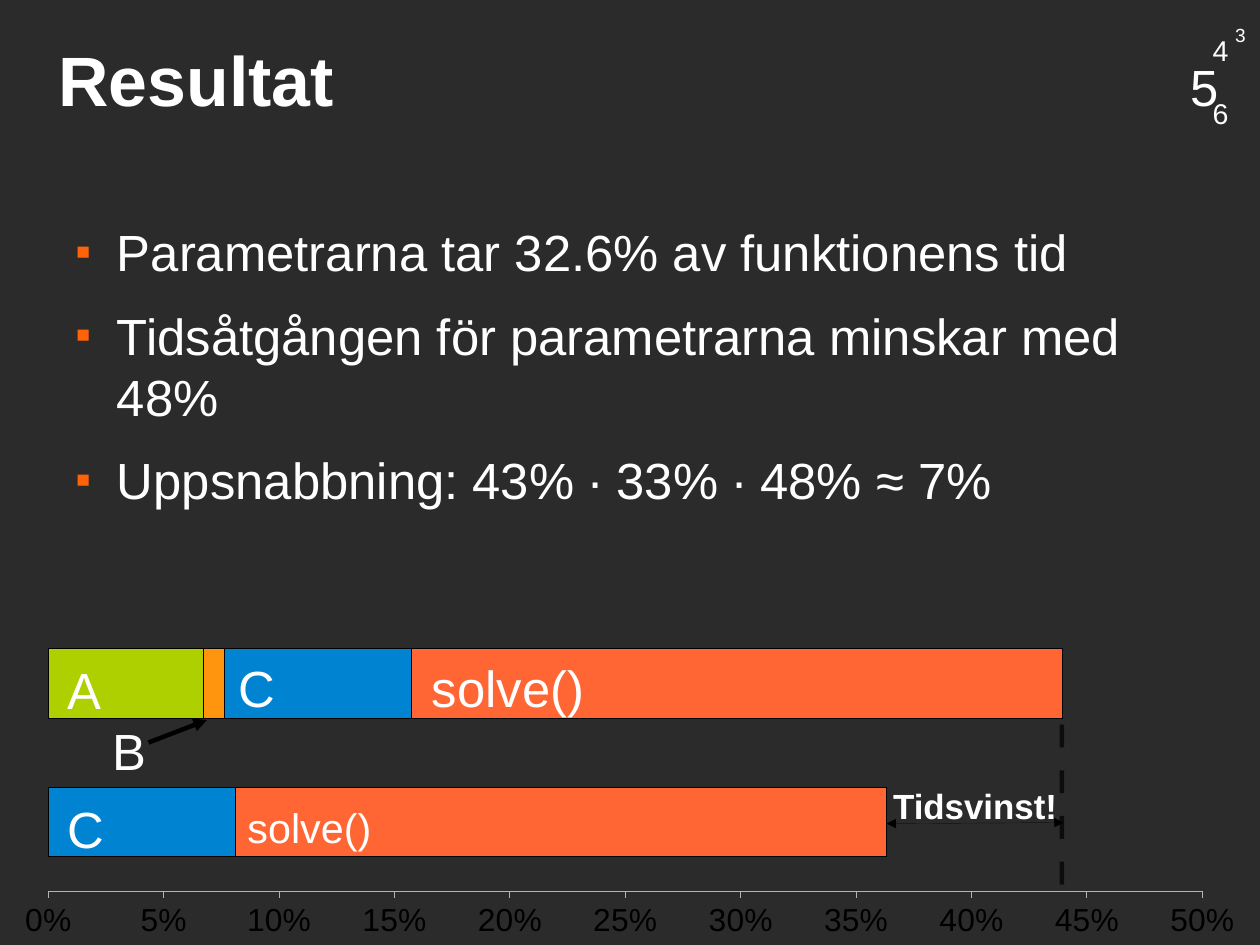
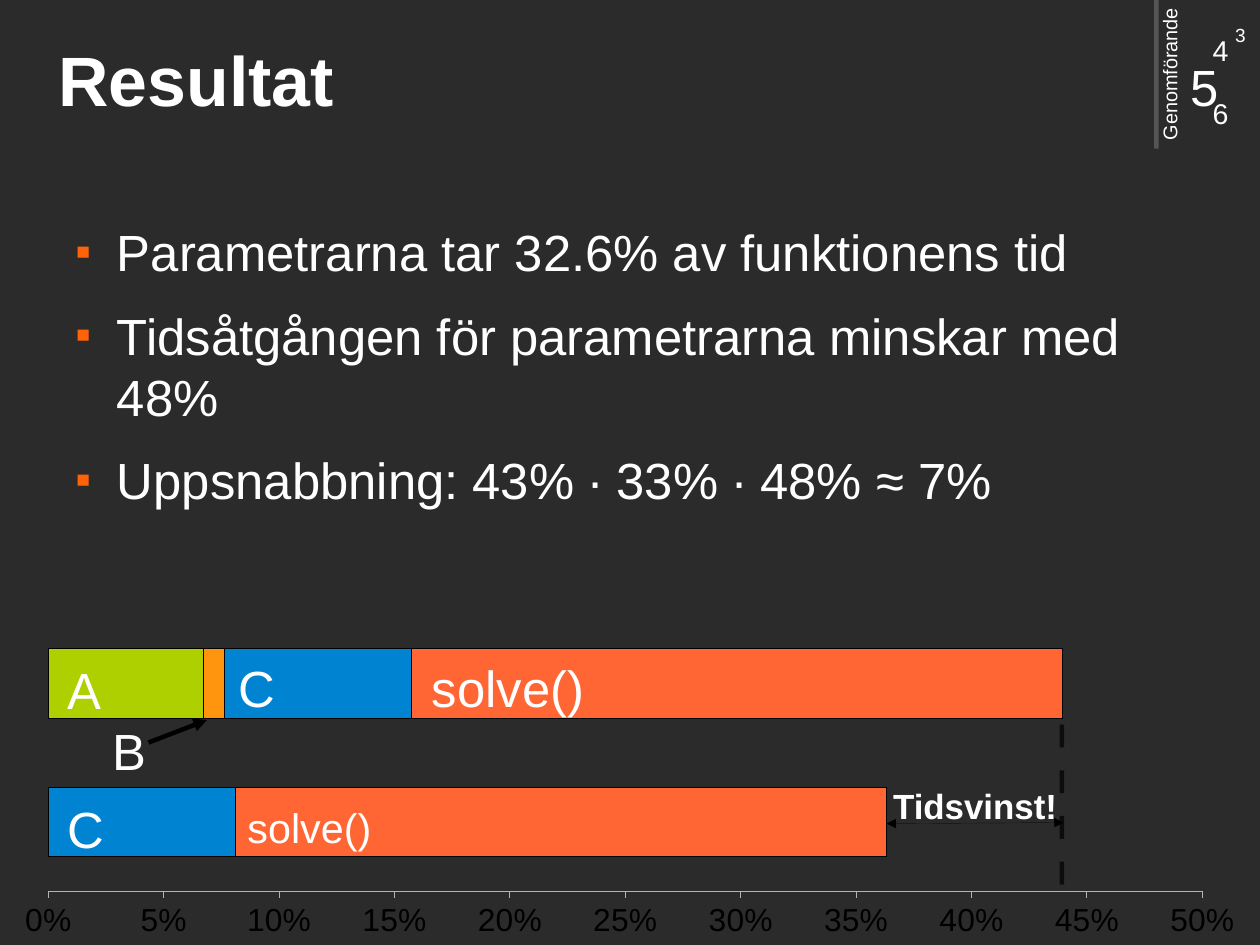
Before and after one commit to saifthe1/openfoam-openmp, a slide deck: slide 16 of presentation/pres.odp. Drawn at 1260x945 pixels with LibreOffice and Linux fonts; fonts in the diff are those of the drawing; background and template pictures are left out; a plain dark background stands for a picture behind light text. Boxes give left, top, right and bottom in pixels: in the first picture for what was removed or moved away, otherwise in the second. Text is boxed around its words. In the diff, an @@ line names an element or a change of style, - is before the commit and + after.

```diff
--- a/presentation/pres.odp
+++ b/presentation/pres.odp
@@ line added from (1157, 149) to (1157, 0), #FFFFFF 2.83 pt @@
@@ text added at (1159, 21, 1181, 136), 12.5 pt, text #FFFFFF @@
+Genomförande
```
Also in this commit, not shown: 16 other slides changed.
